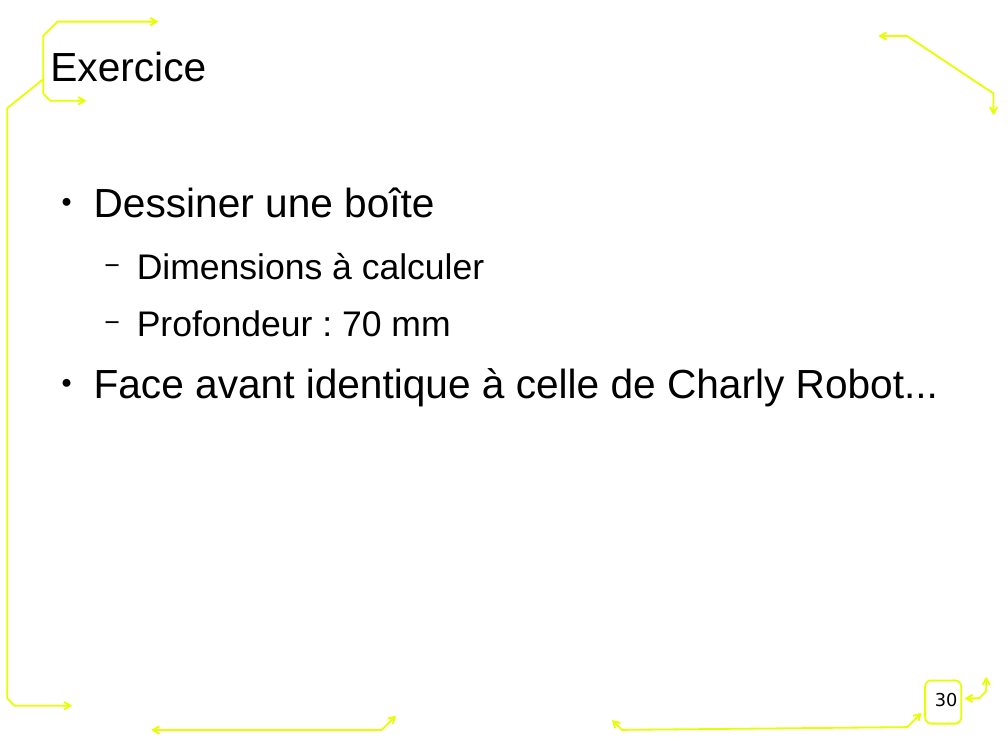
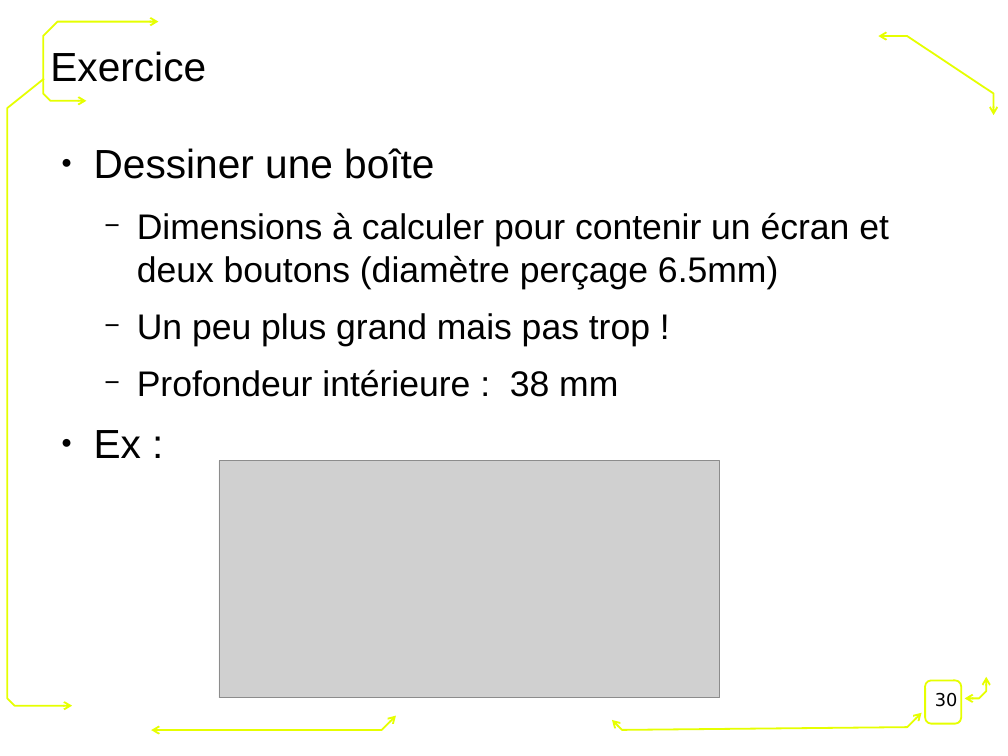
Before and after one commit to FablabLannion/Formation-Fondation-Orange, a slide deck: slide 30 of conception2D.odp. Drawn at 1008x756 pixels with LibreOffice and Linux fonts; fonts in the diff are those of the drawing; grey boxes stand for pictures; background and template pictures are left out. Boxes give left, top, right and bottom in pixels: in the first picture for what was removed or moved away, otherwise in the second. Text is boxed around its words. In the diff, an @@ line names an element or a change of style, - is before the commit and + after.

```diff
--- a/conception2D.odp
+++ b/conception2D.odp
@@ text "Dessiner une boîte": place and size @@
-text "Dessiner une boîte" at [94, 187, 938, 406]
+text "Dessiner une boîte" at [94, 148, 889, 458]
@@ text at [94, 212, 889, 458]: text changed; size 32 to 28 pt @@
-  − Dimensions à calculer
-  − Profondeur : 70 mm
-● Face avant identique à celle de Charly Robot...
+  − Dimensions à calculer pour contenir un écran et deux boutons (diamètre perçage 6.5mm)
+  − Un peu plus grand mais pas trop !
+  − Profondeur intérieure : 38 mm
+● Ex :
@@ picture added at [220, 461, 721, 698] @@
```
Also in this commit, not shown: 6 other slides changed.
